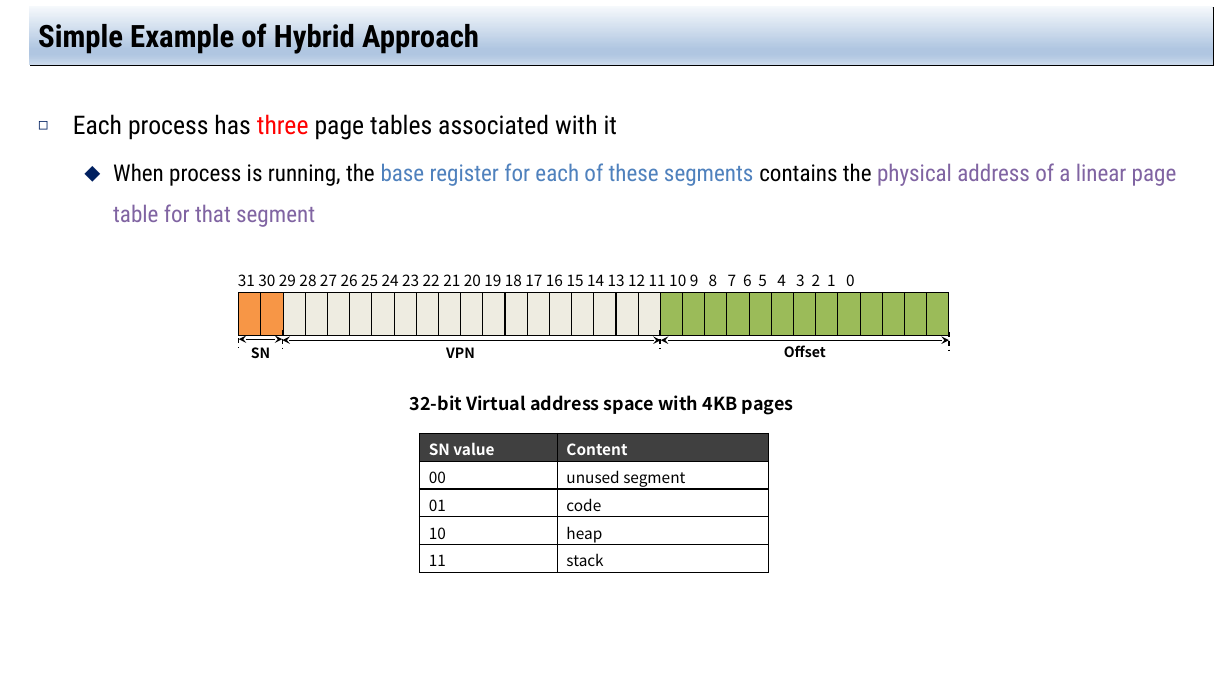
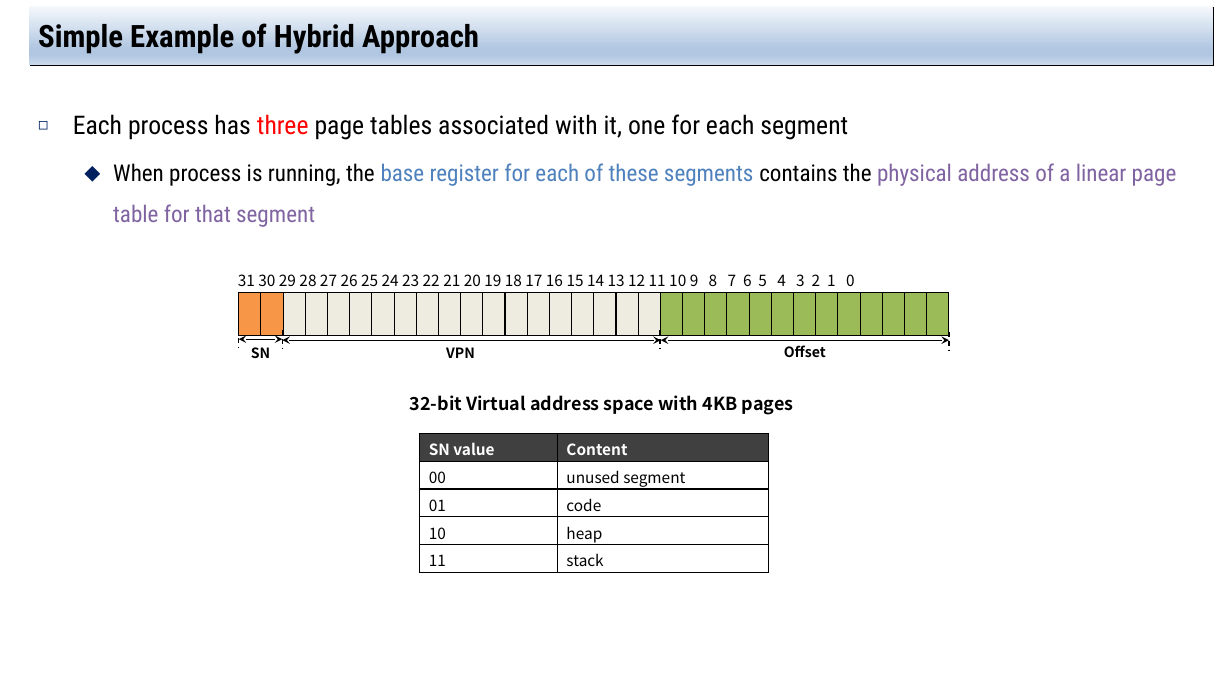
Before and after one commit to jachermocilla/extra-course-materials, a slide deck: slide 10 of cmsc125/ostep/slides/01.Virtualization/20.Advanced_Page_Tables.pptx. Drawn at 1232x693 pixels with LibreOffice and Linux fonts; fonts in the diff are those of the drawing. Boxes give left, top, right and bottom in pixels: in the first picture for what was removed or moved away, otherwise in the second. Text is boxed around its words. In the diff, an @@ line names an element or a change of style, - is before the commit and + after.

```diff
--- a/cmsc125/ostep/slides/01.Virtualization/20.Advanced_Page_Tables.pptx
+++ b/cmsc125/ostep/slides/01.Virtualization/20.Advanced_Page_Tables.pptx
@@ text at (73,114,848,140): text changed @@
-◻ Each process has three page tables associated with it
+◻ Each process has three page tables associated with it, one for each segment
```
Also in this commit, not shown: 11 other slides changed, 7 other files.
